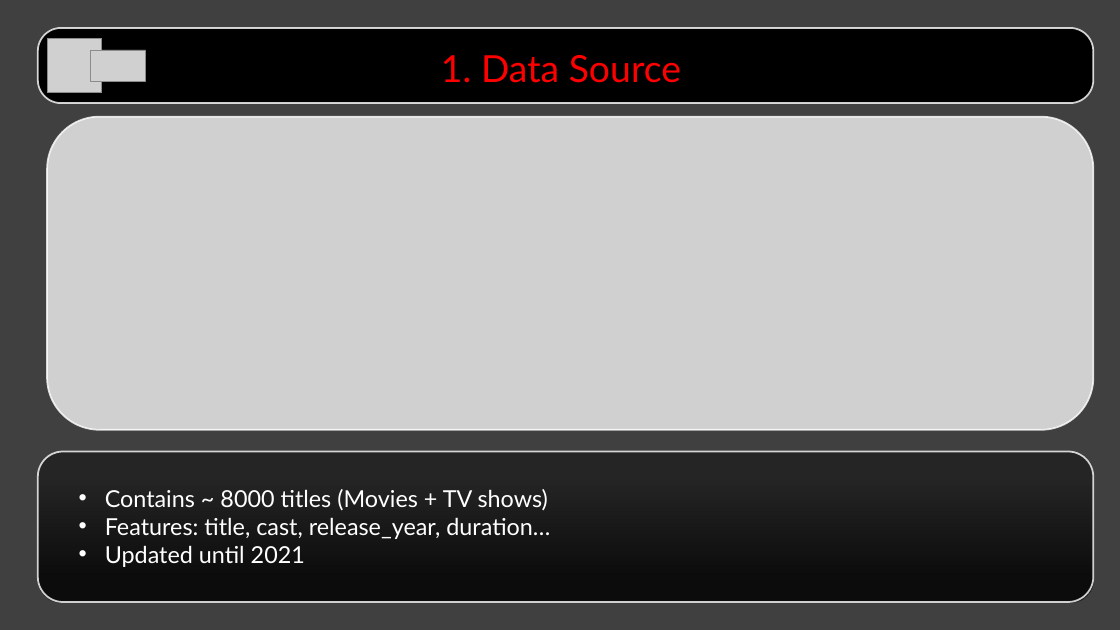
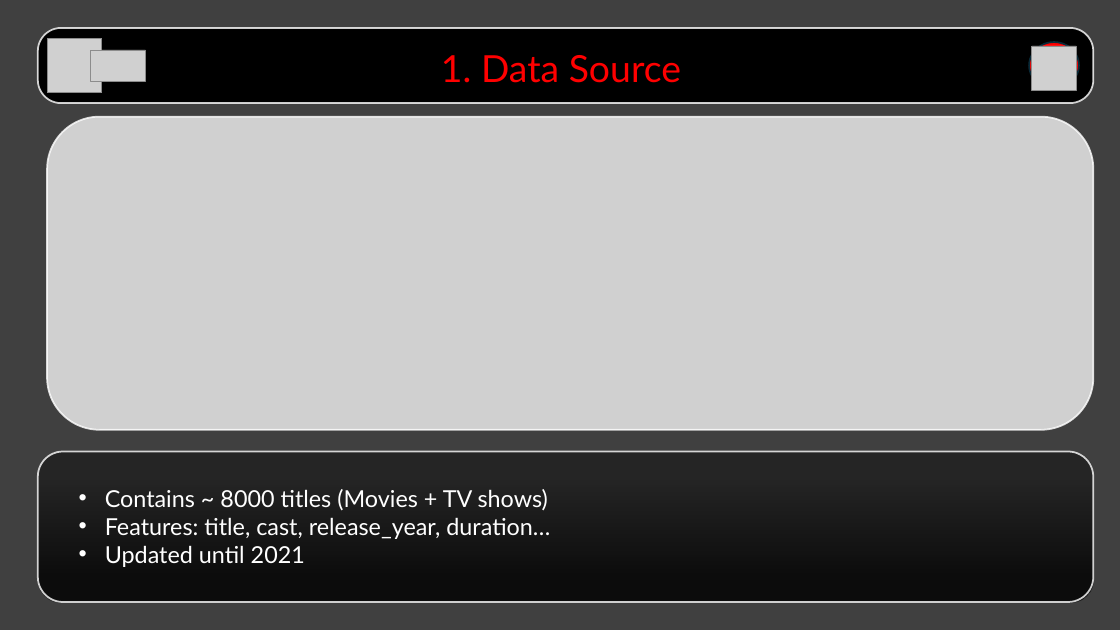
Before and after one commit to Shirel25/Netflix-Dashboard-Analysis, a slide deck: slide 3 of 6_presentation/Presentation/Presentation.pptx. Drawn at 1120x630 pixels with LibreOffice and Linux fonts; fonts in the diff are those of the drawing; grey boxes stand for pictures; background and template pictures are left out. Boxes give left, top, right and bottom in pixels: in the first picture for what was removed or moved away, otherwise in the second. Text is boxed around its words. In the diff, an @@ line names an element or a change of style, - is before the commit and + after.

```diff
--- a/6_presentation/Presentation/Presentation.pptx
+++ b/6_presentation/Presentation/Presentation.pptx
@@ ellipse added at [1029,42,1079,88], fill #FF0000, outline #092A39 1.5 pt @@
@@ picture added at [1033,46,1077,91] @@
```
Also in this commit, not shown: 6 other slides changed.
